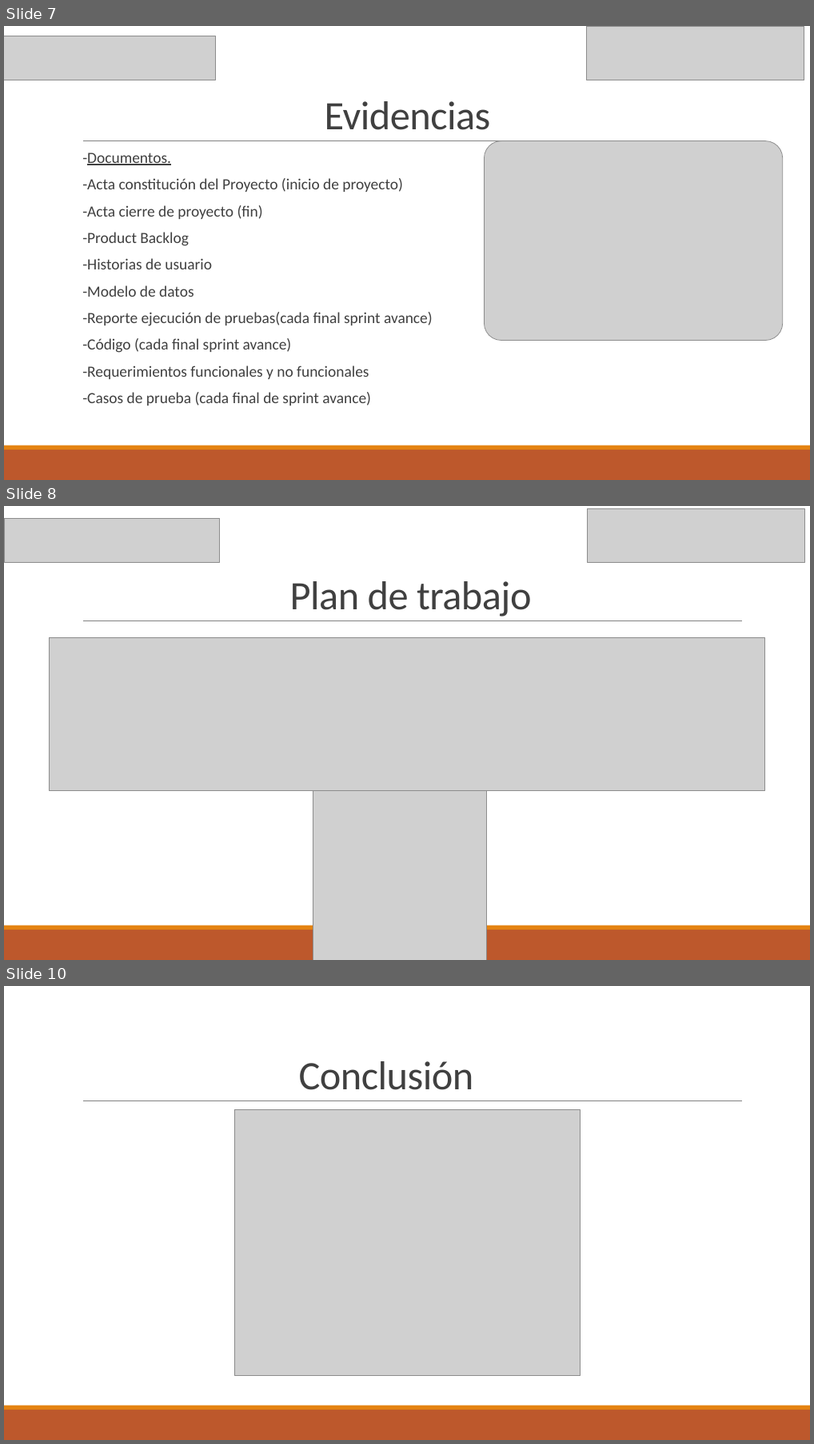
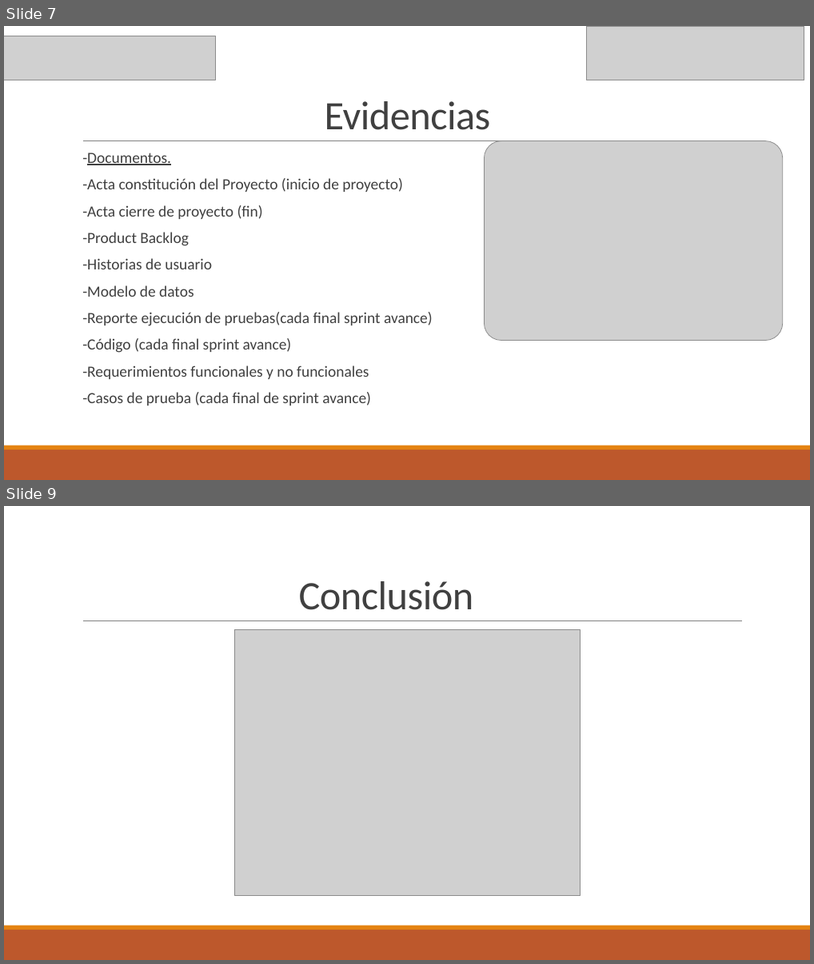
Before and after one commit to nicovidal/LicitaLabMobile, a slide deck: Fase 1/Evidencias Grupales/Presentacion_idea_de_proyecto.pptx. Shown one above the other, each under a label of ours: slides 7, 8 and 10 before the commit, slides 7 and 9 after it; the slides between them are not shown. The pictures are 814x1444 and 814x964 pixels, drawn with LibreOffice and Linux fonts; fonts in the diff are those of the drawing; grey boxes stand for pictures. Boxes give left, top, right and bottom in pixels: in the first picture for what was removed or moved away, otherwise in the second. Text is boxed around its words. In the diff, an @@ line names an element or a change of style, - is before the commit and + after.

Commit message:
ppt ok

```diff
--- a/Fase 1/Evidencias Grupales/Presentacion_idea_de_proyecto.pptx
+++ b/Fase 1/Evidencias Grupales/Presentacion_idea_de_proyecto.pptx
@@ slide 8 removed at (4,506,810,960), background #FFFFFF; not listed: 3 template elements that a slide beside it also shows @@
@@ picture removed at (4,518,219,562) @@
@@ picture removed at (587,508,805,562) @@
@@ title removed at (290,581,532,616) @@
-Plan de trabajo
@@ picture removed at (50,637,766,791) @@
@@ picture removed at (313,790,486,960) @@
@@ what was slide 10 is now slide 9 @@
```
Also in this commit, not shown: 1 slide added, 1 other slide removed.
